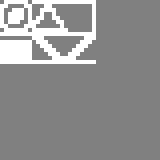
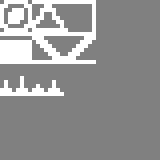
Comparing the layer stacks of the two w=160, h=160 images. Changes:
added layer "Layer 2" above "Layer 1 copy 2" over (x1=0, y1=76, x2=64, y2=96)
